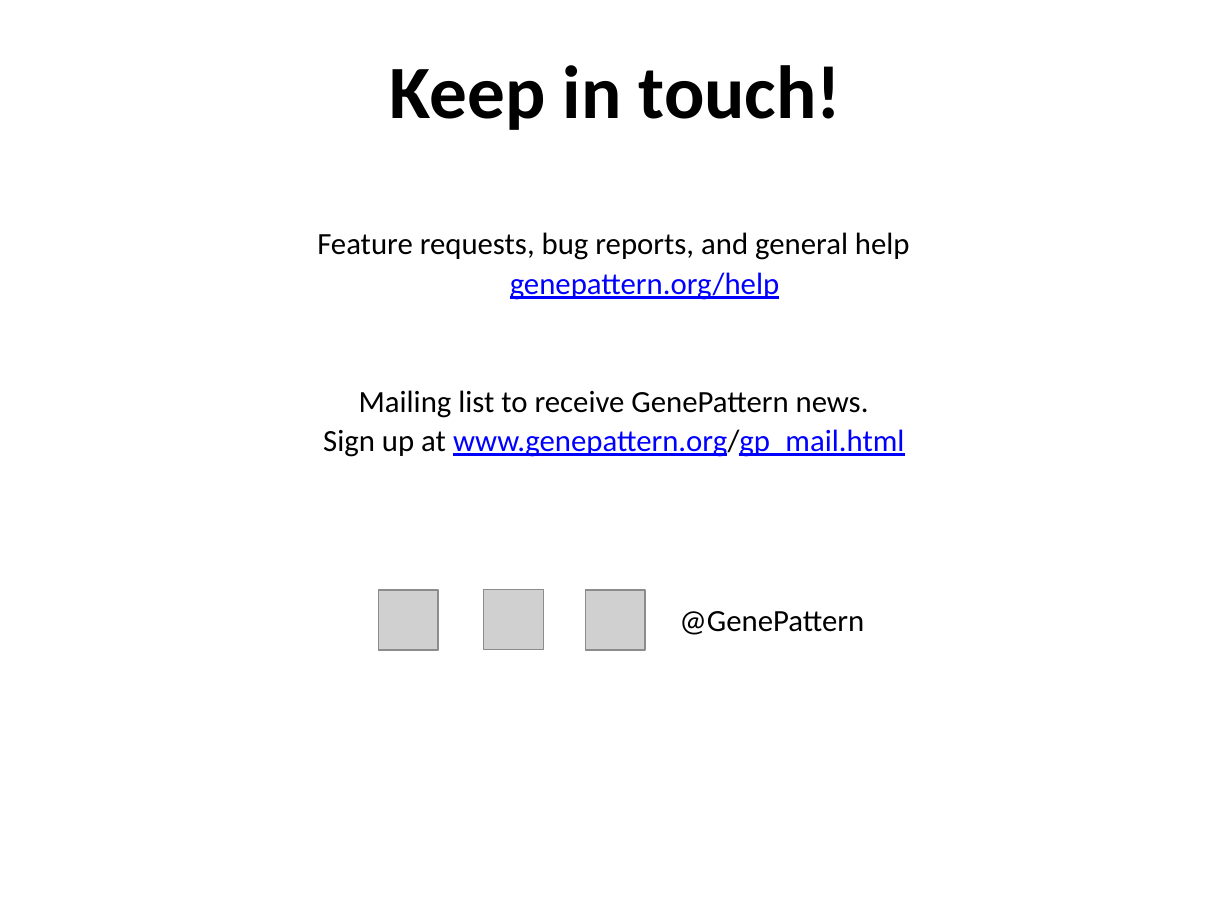
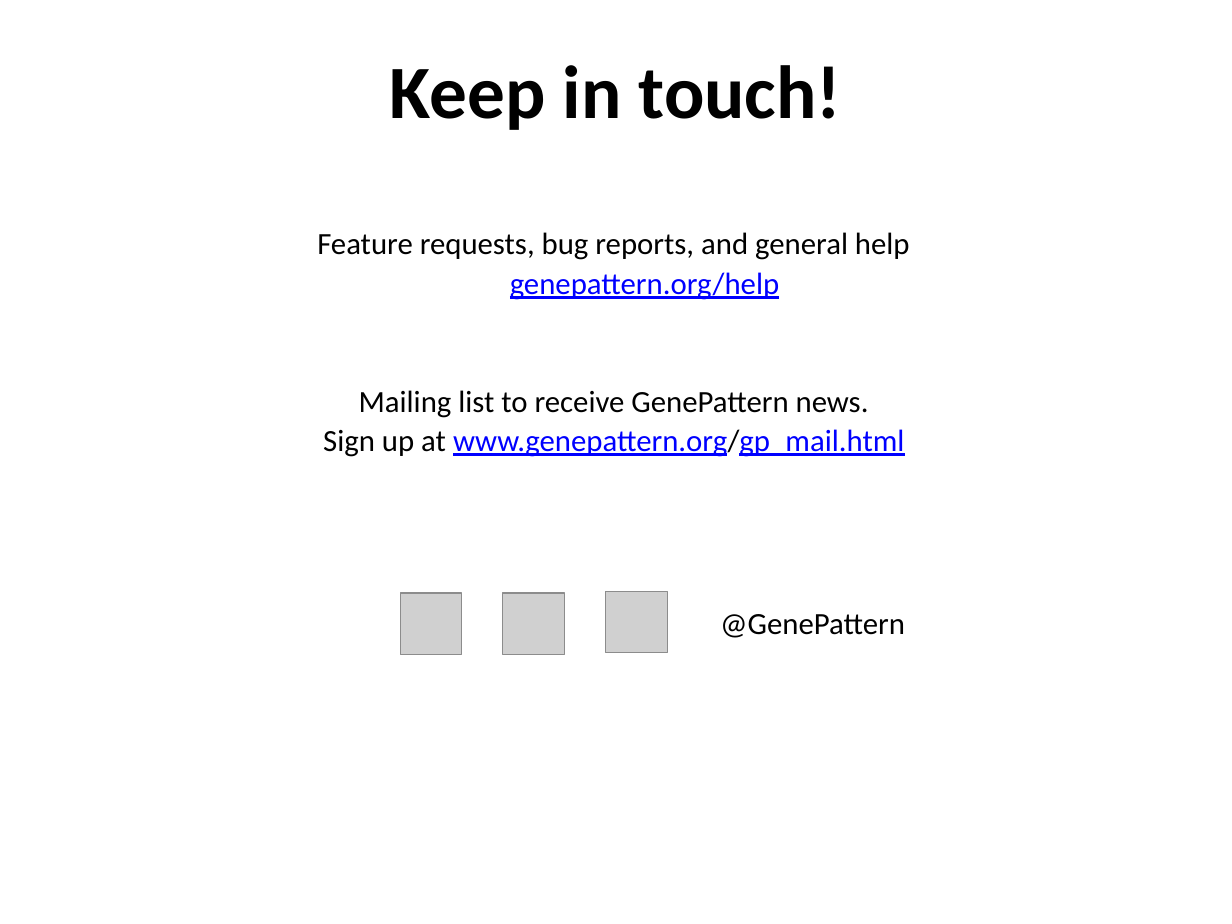
Before and after one commit to genepattern/tutorial-materials, a slide deck: slide 5 of BU_MolBio_RNAseq_in_GP_workshop/slides/2019-04-04_07_GPWorkshop_Closing.pptx. Drawn at 1232x924 pixels with LibreOffice and Linux fonts; fonts in the diff are those of the drawing; grey boxes stand for pictures. Boxes give left, top, right and bottom in pixels: in the first picture for what was removed or moved away, otherwise in the second. Text is boxed around its words. In the diff, an @@ line names an element or a change of style, - is before the commit and + after.

```diff
--- a/BU_MolBio_RNAseq_in_GP_workshop/slides/2019-04-04_07_GPWorkshop_Closing.pptx
+++ b/BU_MolBio_RNAseq_in_GP_workshop/slides/2019-04-04_07_GPWorkshop_Closing.pptx
@@ picture removed at (378, 590, 439, 650) @@
@@ picture added at (400, 593, 462, 654) @@
@@ picture removed at (483, 589, 543, 649) @@
@@ picture added at (503, 593, 564, 654) @@
@@ picture removed at (585, 590, 646, 650) @@
@@ picture added at (606, 591, 668, 653) @@
@@ text "@GenePattern": place and size @@
-text "@GenePattern" at (679, 611, 864, 635)
+text "@GenePattern" at (720, 614, 905, 638)
```
Also in this commit, not shown: 2 other slides changed.
